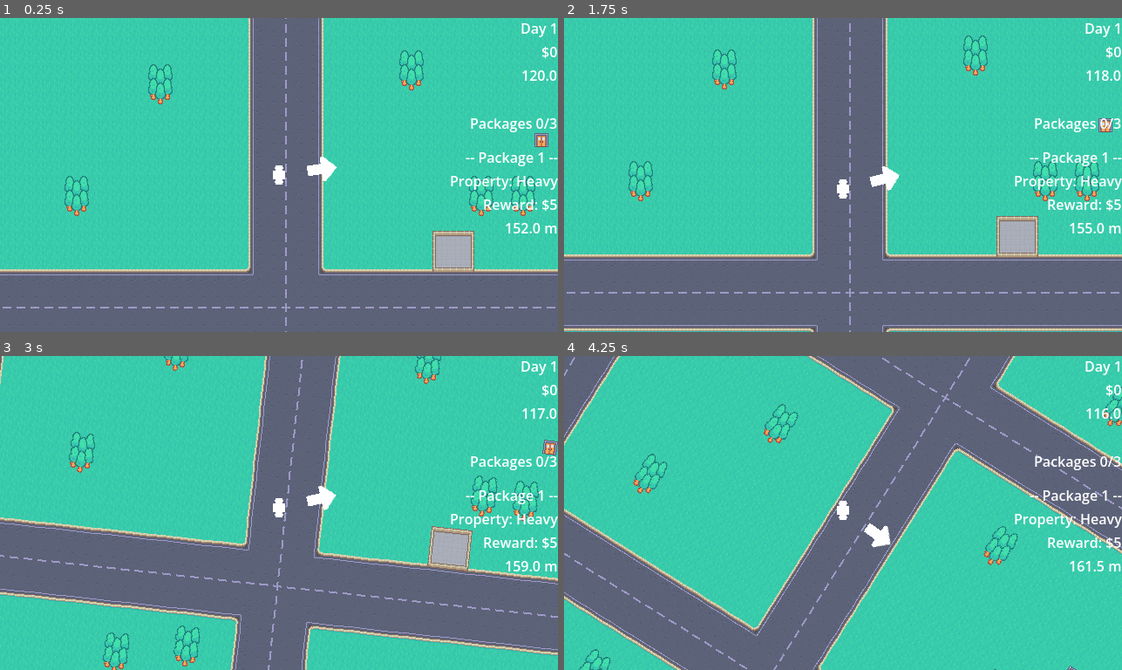
Above: before the commit, frames 1-4 (two rows, left to right).
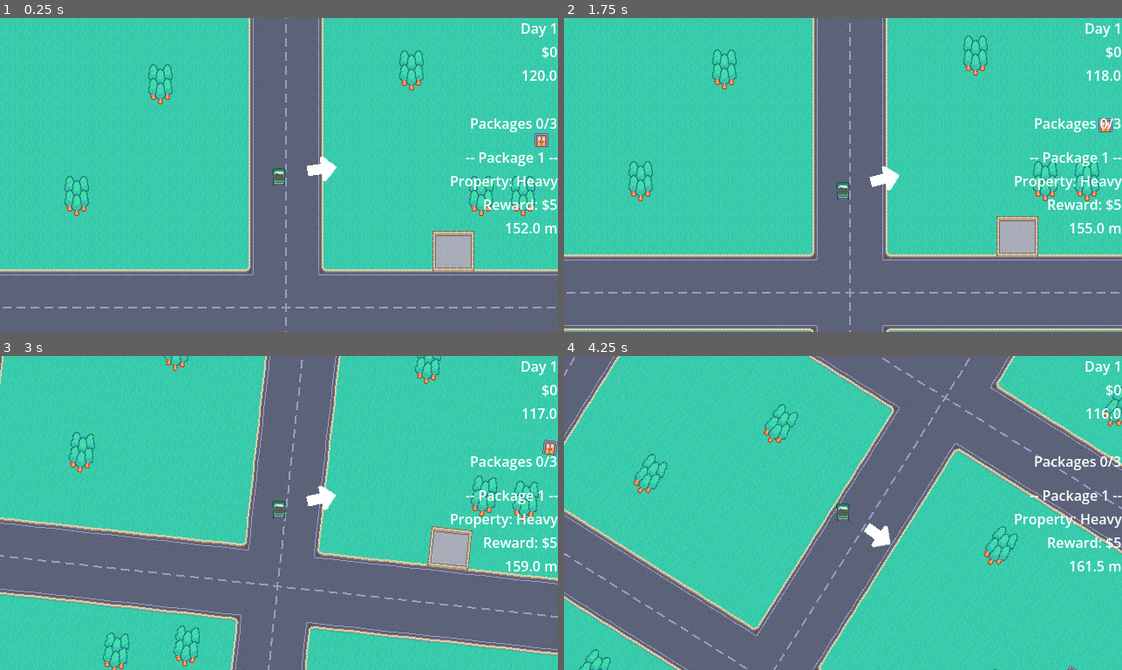
Above: after the commit, the same moments.

Repository: ruben-velasquez/rush-and-deliver
Game: Godot game, scene res://scenes/main.tscn
Two runs of this game, one before a commit and one after it. Both use one fixed random seed, a clock stepped at 60 frames per second and the inputs below.
Inputs:
- Up to frame 1 (0.25 s): no input
- Up to frame 2 (1.75 s): tap Enter at 0.5 s; hold D (right) 0.53-1.28 s; tap Space at 1.25 s; hold S (down) from 1.28 s (still down)
- Up to frame 3 (3 s): release S (down) at 2.03 s; hold D (right) 2.03-2.78 s; hold W (up) from 2.78 s (still down)
- Up to frame 4 (4.25 s): release W (up) at 3.53 s; hold A (left) from 3.53 s (still down)

The runs differ from the first frame. In frame 1, 0.1% of the frame differs, in the area x 48-52%, y 46-54%; in frame 2, 0.1%; in frame 3, 0.1%; in frame 4, 0.1%.

Commit message:
feat: add advice when all packages are done

Diff:
--- a/project.godot
+++ b/project.godot
@@ -23,6 +23,7 @@
 
 window/size/viewport_width=640
 window/size/viewport_height=360
+window/size/mode=4
 window/size/resizable=false
 window/size/maximize_disabled=true
 window/stretch/mode="viewport"
--- a/scenes/game_ui.tscn
+++ b/scenes/game_ui.tscn
@@ -54,7 +54,7 @@
 wait_time = 120.0
 one_shot = true
 
-[node name="PackagesInfo" type="VBoxContainer" parent="Layout" unique_id=1843767937 node_paths=PackedStringArray("packages_count_label", "current_package_label", "package_property_label", "package_reward_label", "package_distance_label")]
+[node name="PackagesInfo" type="VBoxContainer" parent="Layout" unique_id=1843767937 node_paths=PackedStringArray("packages_count_label", "current_package_label", "package_property_label", "package_reward_label", "package_distance_label", "package_info_container", "all_packages_shipped_label")]
 layout_mode = 2
 theme_override_constants/separation = 16
 script = ExtResource("4_u2dgd")
@@ -63,6 +63,8 @@
 package_property_label = NodePath("CurrentPackageInfo/PackageProperty")
 package_reward_label = NodePath("CurrentPackageInfo/RewardLabel")
 package_distance_label = NodePath("CurrentPackageInfo/MetersAway")
+package_info_container = NodePath("CurrentPackageInfo")
+all_packages_shipped_label = NodePath("UnavailableAdvice")
 
 [node name="PackagesLabel" type="Label" parent="Layout/PackagesInfo" unique_id=20969400]
 layout_mode = 2
@@ -91,3 +93,9 @@
 layout_mode = 2
 text = "100 m"
 horizontal_alignment = 2
+
+[node name="UnavailableAdvice" type="Label" parent="Layout/PackagesInfo" unique_id=1418236425]
+layout_mode = 2
+text = "All packages are shipped.
+Go to the shipping office"
+horizontal_alignment = 2
--- a/scenes/player.tscn
+++ b/scenes/player.tscn
@@ -1,8 +1,12 @@
 [gd_scene format=3 uid="uid://fxlrtqte8oud"]
 
 [ext_resource type="Script" uid="uid://b234bio8he2ee" path="res://scripts/player_controller.gd" id="1_c08b3"]
-[ext_resource type="Texture2D" uid="uid://bcosrwwjioh0j" path="res://assets/player.png" id="2_agjl5"]
+[ext_resource type="Texture2D" uid="uid://48ternfo7x0u" path="res://assets/tilemap_packed.png" id="2_qhqgy"]
 [ext_resource type="Script" uid="uid://2mn5r1tr004p" path="res://scripts/player_input.gd" id="3_qhqgy"]
+
+[sub_resource type="AtlasTexture" id="AtlasTexture_dqkch"]
+atlas = ExtResource("2_qhqgy")
+region = Rect2(352, 232, 16, 24)
 
 [sub_resource type="RectangleShape2D" id="RectangleShape2D_qhqgy"]
 size = Vector2(10, 20)
@@ -13,7 +17,7 @@
 
 [node name="Sprite2D" type="Sprite2D" parent="." unique_id=1692927882]
 texture_filter = 1
-texture = ExtResource("2_agjl5")
+texture = SubResource("AtlasTexture_dqkch")
 
 [node name="CollisionShape2D" type="CollisionShape2D" parent="." unique_id=1294073129]
 shape = SubResource("RectangleShape2D_qhqgy")
--- a/scripts/packages_info.gd
+++ b/scripts/packages_info.gd
@@ -6,11 +6,19 @@
 @export var package_reward_label: Label
 @export var package_distance_label: Label
 
+@export var package_info_container: VBoxContainer
+
+@export var all_packages_shipped_label: Label
+
+var deactivated: bool = false
+
 var _player: Node2D
 var _goal: Node2D
 
 # Called when the node enters the scene tree for the first time.
 func _ready() -> void:
+	show_package_info()
+
 	GameManager.on_swap_package.connect(update_current_package)
 	GameManager.on_score_updated.connect(update_done_packages)
 	_player = GameManager.player
@@ -29,9 +37,28 @@
 func update_done_packages():
 	packages_count_label.text = "Packages " + str(GameManager.done_packages) + "/" + str(len(GameManager.packages))
 
+	if GameManager.done_packages == len(GameManager.packages):
+		hide_package_info()
+	elif deactivated:
+		show_package_info()
+
 func update_current_package():
 	update_done_packages()
 	_goal = GameManager.get_current_package().goal
 	current_package_label.text = "-- Package " + str(GameManager.currentPackage + 1) + " --"
 	package_property_label.text = "Property: " + str(Package.PackageProperty.find_key(GameManager.get_current_package().property)).capitalize()
 	package_reward_label.text = "Reward: $" + str(GameManager.get_current_package().reward)
+
+func hide_package_info():
+	deactivated = true
+	all_packages_shipped_label.process_mode = Node.PROCESS_MODE_INHERIT
+	all_packages_shipped_label.show()
+	package_info_container.process_mode = Node.PROCESS_MODE_DISABLED
+	package_info_container.hide()
+
+func show_package_info():
+	deactivated = false
+	all_packages_shipped_label.process_mode = Node.PROCESS_MODE_DISABLED
+	all_packages_shipped_label.hide()
+	package_info_container.process_mode = Node.PROCESS_MODE_INHERIT
+	package_info_container.show()
